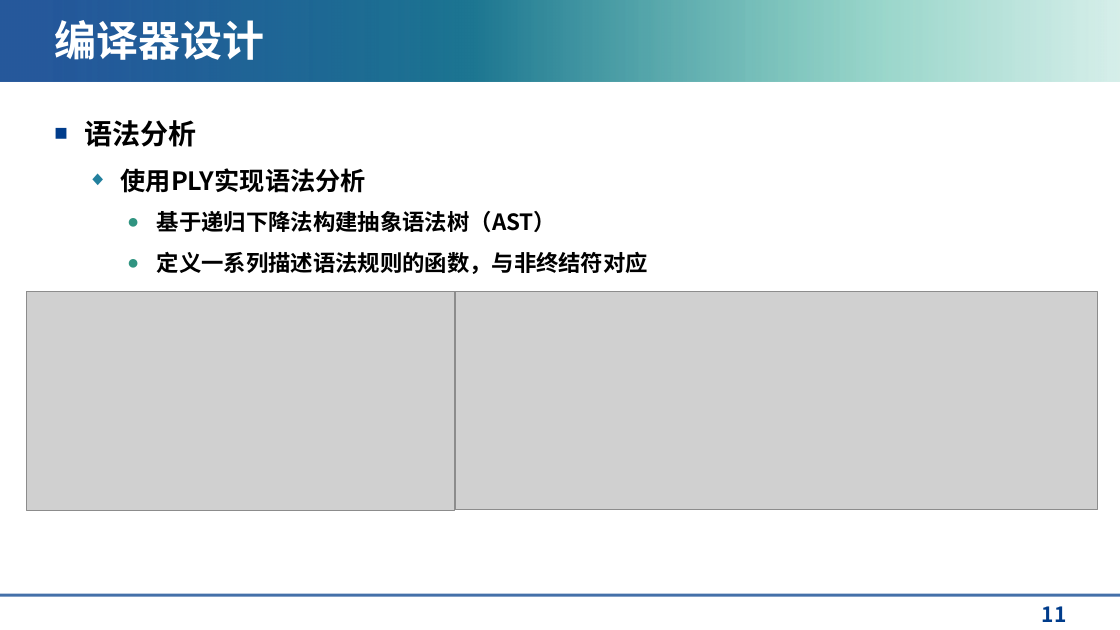
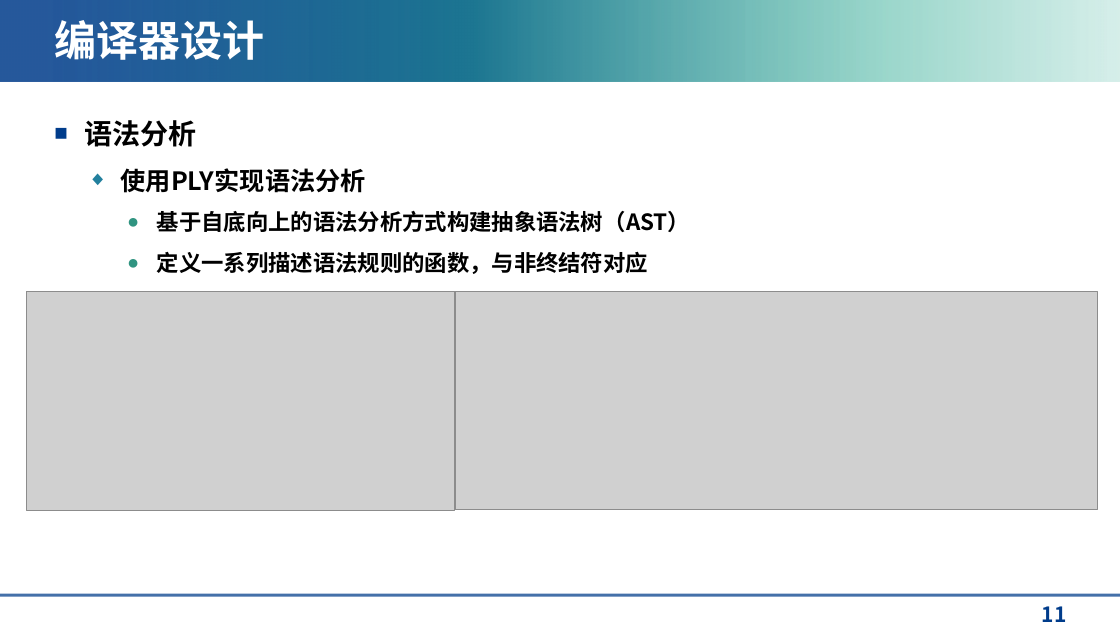
Before and after one commit to Longxmas/ADSL_HW, a slide deck: slide 11 of 程设大作业.pptx. Drawn at 1120x630 pixels with LibreOffice and Linux fonts; fonts in the diff are those of the drawing; grey boxes stand for pictures; background and template pictures are left out. Boxes give left, top, right and bottom in pixels: in the first picture for what was removed or moved away, otherwise in the second. Text is boxed around its words. In the diff, an @@ line names an element or a change of style, - is before the commit and + after.

```diff
--- a/程设大作业.pptx
+++ b/程设大作业.pptx
@@ text at (x1=157, y1=211, x2=690, y2=232): text changed @@
-    ● 基于递归下降法构建抽象语法树（AST）
+    ● 基于自底向上的语法分析方式构建抽象语法树（AST）
```
Also in this commit, not shown: 1 other file.
